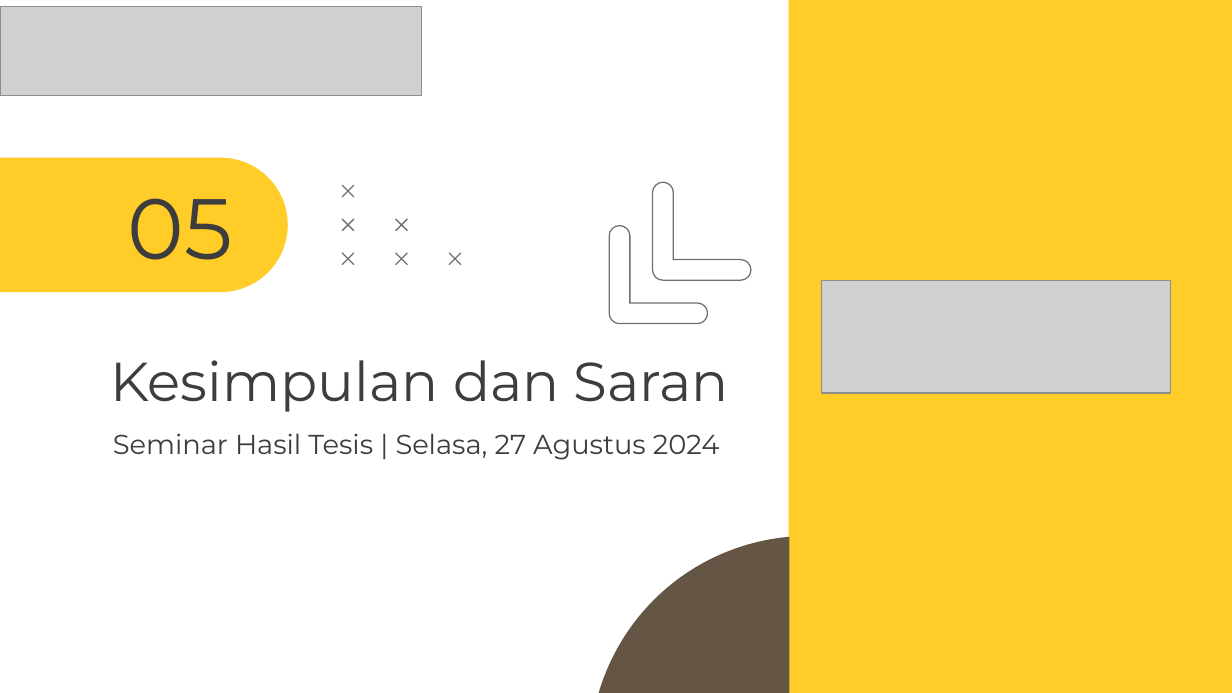
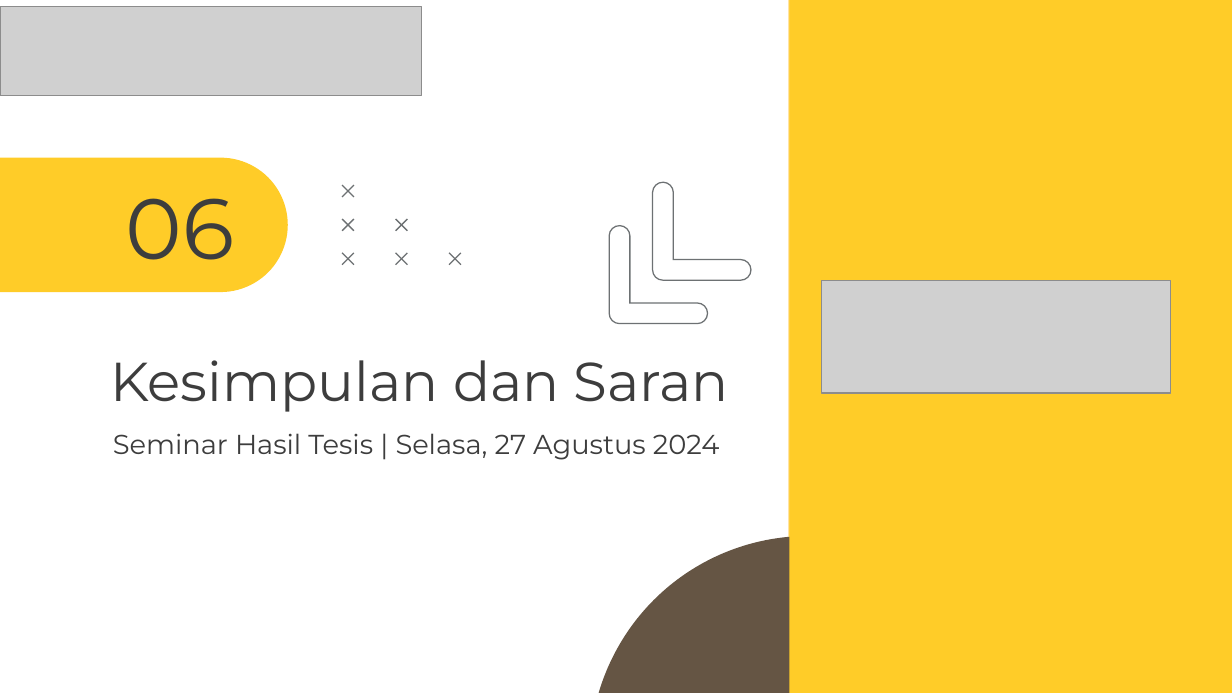
Before and after one commit to haryra/Tesis-s2-ai, a slide deck: slide 36 of Presentasi Hasil Tesis Hary Rachmat 2108207010009.pptx (slide 35 before the commit). Drawn at 1232x693 pixels with LibreOffice and Linux fonts; fonts in the diff are those of the drawing; grey boxes stand for pictures. Boxes give left, top, right and bottom in pixels: in the first picture for what was removed or moved away, otherwise in the second. Text is boxed around its words. In the diff, an @@ line names an element or a change of style, - is before the commit and + after.

```diff
--- a/Presentasi Hasil Tesis Hary Rachmat 2108207010009.pptx
+++ b/Presentasi Hasil Tesis Hary Rachmat 2108207010009.pptx
@@ title at bbox=[126, 198, 235, 260]: text changed @@
-05
+06
```
Also in this commit, not shown: 1 slide added.
